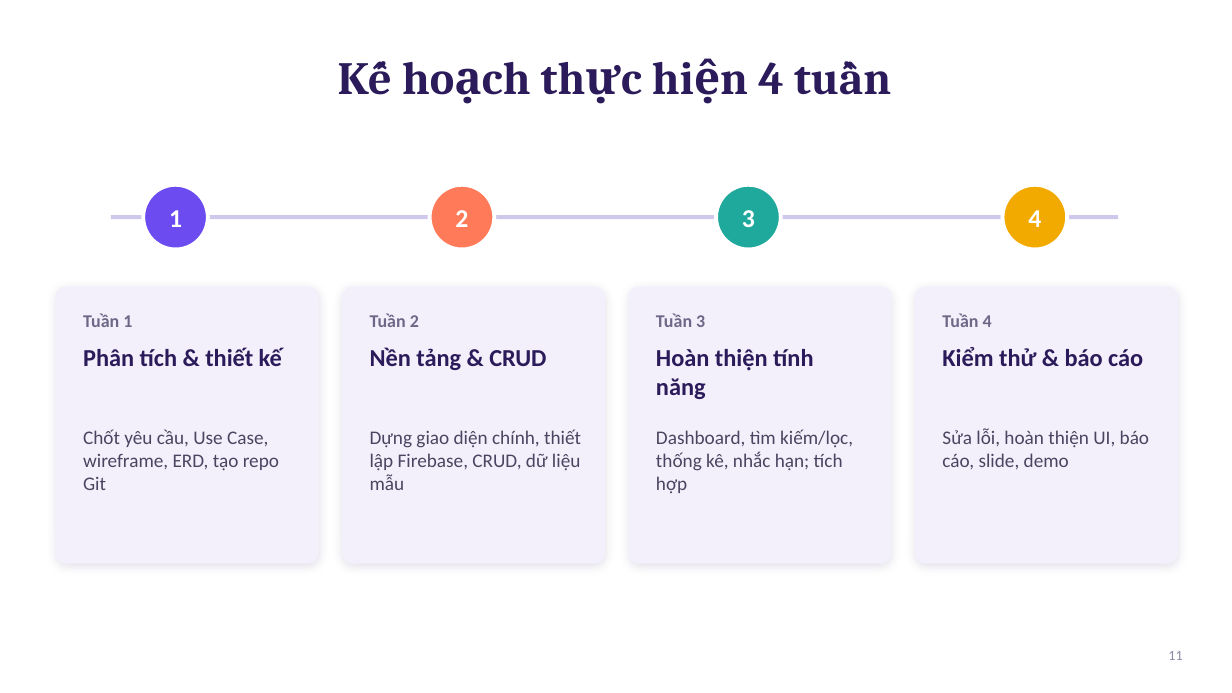
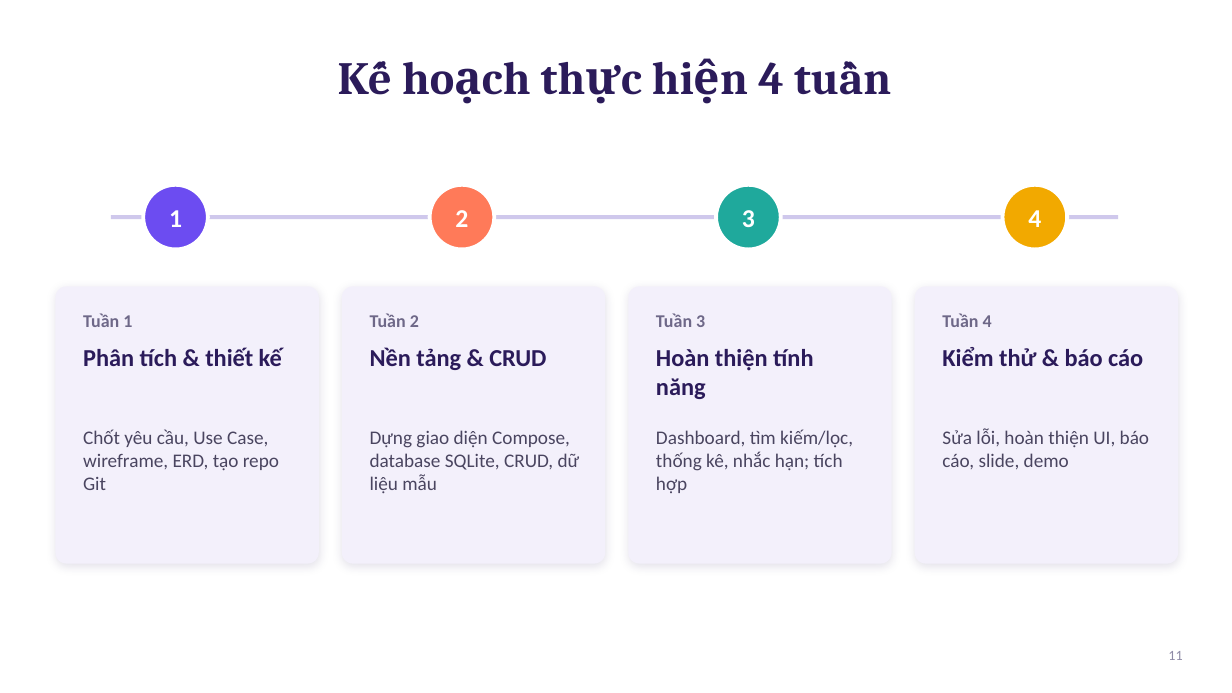
Before and after one commit to nkhhieu123/ltdd, a slide deck: slide 11 of docs/SubTrack_GioiThieuDeTai.pptx. Drawn at 1232x693 pixels with LibreOffice and Linux fonts; fonts in the diff are those of the drawing. Boxes give left, top, right and bottom in pixels: in the first picture for what was removed or moved away, otherwise in the second. Text is boxed around its words. In the diff, an @@ line names an element or a change of style, - is before the commit and + after.

Commit message:
Cập nhật slide và tài liệu Use Case cho khớp với app: Kotlin/Compose/SQLite, Use Case mới, đặc tả đúng luồng, sửa thông tin khảo sát

```diff
--- a/docs/SubTrack_GioiThieuDeTai.pptx
+++ b/docs/SubTrack_GioiThieuDeTai.pptx
@@ text at (370,430,580,493): text changed @@
-Dựng giao diện chính, thiết lập Firebase, CRUD, dữ liệu mẫu
+Dựng giao diện Compose, database SQLite, CRUD, dữ liệu mẫu
```
Also in this commit, not shown: 6 other slides changed, 1 other file.
